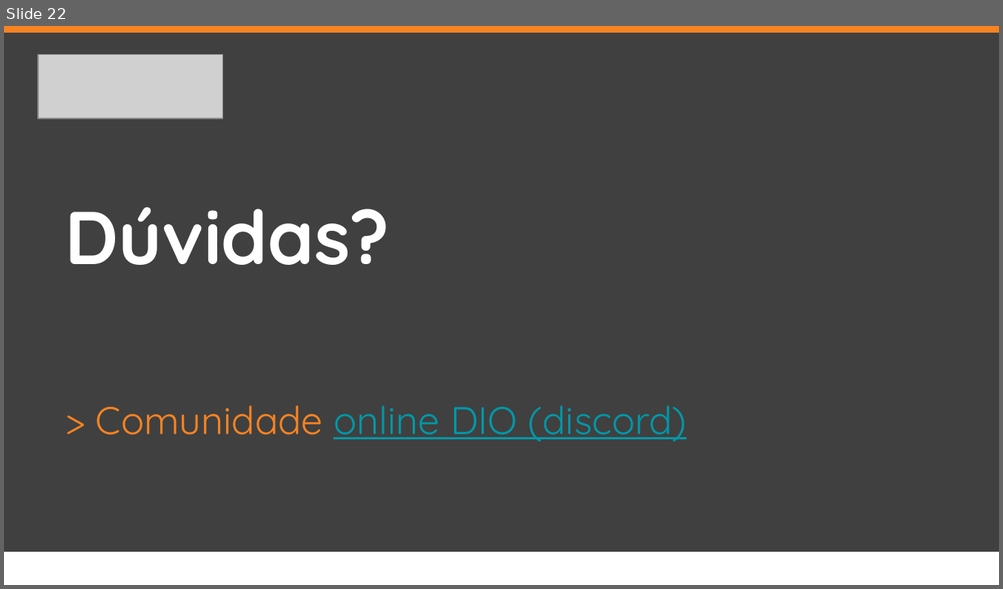
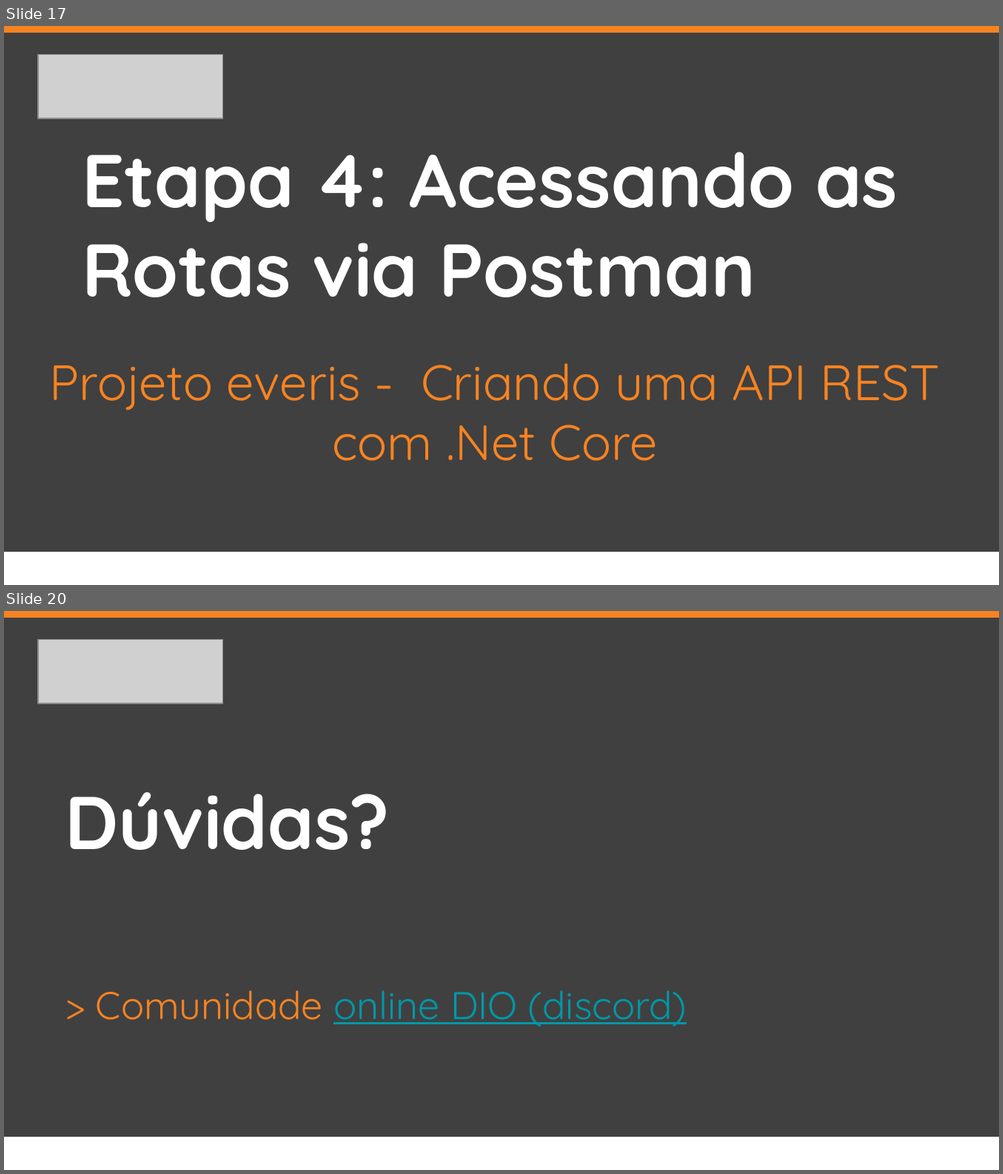
Before and after one commit to everis-New-Talents-NET/EverisStore, a slide deck: slide/Projeto everis - API REST .Net Core com JWT.pptx. Shown one above the other, each under a label of ours: slide 22 before the commit, slides 17 and 20 after it; the slides between them are not shown. The pictures are 1003x589 and 1003x1174 pixels, drawn with LibreOffice and Linux fonts; fonts in the diff are those of the drawing; grey boxes stand for pictures. Boxes give left, top, right and bottom in pixels: in the first picture for what was removed or moved away, otherwise in the second. Text is boxed around its words. In the diff, an @@ line names an element or a change of style, - is before the commit and + after.

```diff
--- a/slide/Projeto everis - API REST .Net Core com JWT.pptx
+++ b/slide/Projeto everis - API REST .Net Core com JWT.pptx
@@ slide 17 added at (4, 26, 999, 585), background #FFFFFF @@
@@ rectangle added at (4, 32, 999, 585), fill #404040, outline #404040 0.75 pt @@
@@ rectangle added at (4, 26, 999, 32), fill #F78321, outline #F78321 0.75 pt @@
@@ picture added at (38, 54, 223, 118) @@
@@ text added at (82, 152, 897, 298), 54 pt, text #FFFFFF, bold @@
+Etapa 4: Acessando as Rotas via Postman
@@ text added at (50, 363, 939, 461), 36 pt, text #F78321 @@
+Projeto everis - Criando uma API REST com .Net Core
@@ rectangle added at (4, 552, 999, 585), fill #FFFFFF, outline #FFFFFF 0.75 pt @@
@@ what was slide 22 is now slide 20 @@
```
Also in this commit, not shown: 9 slides changed, 4 other slides added, 7 slides removed, 14 other files.
